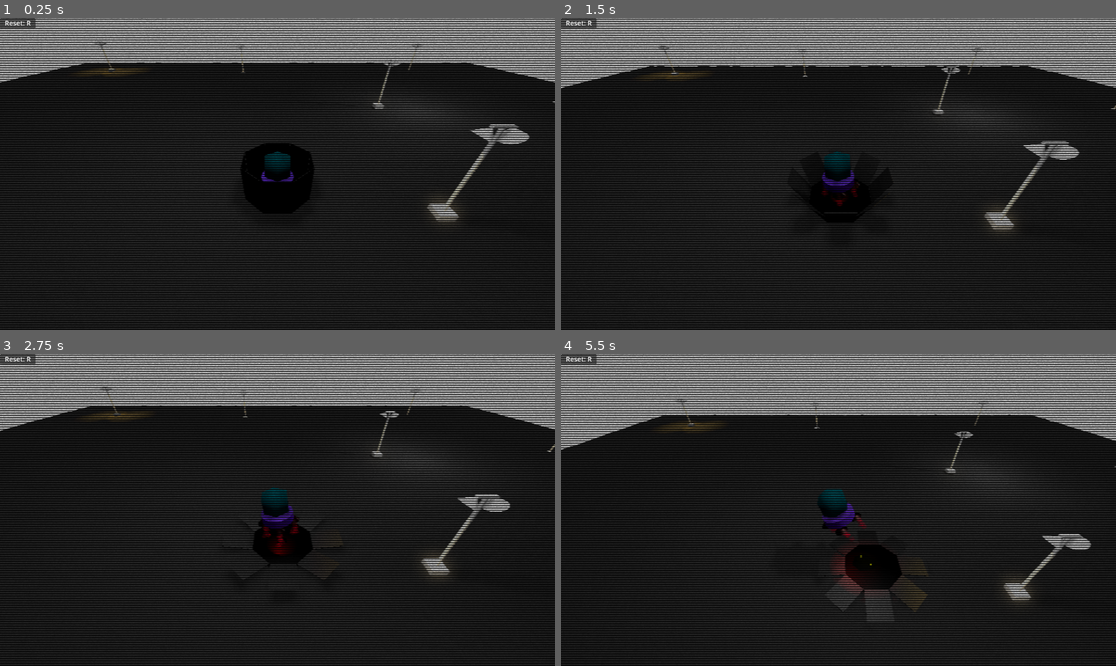
Above: before the commit, frames 1-4 (two rows, left to right).
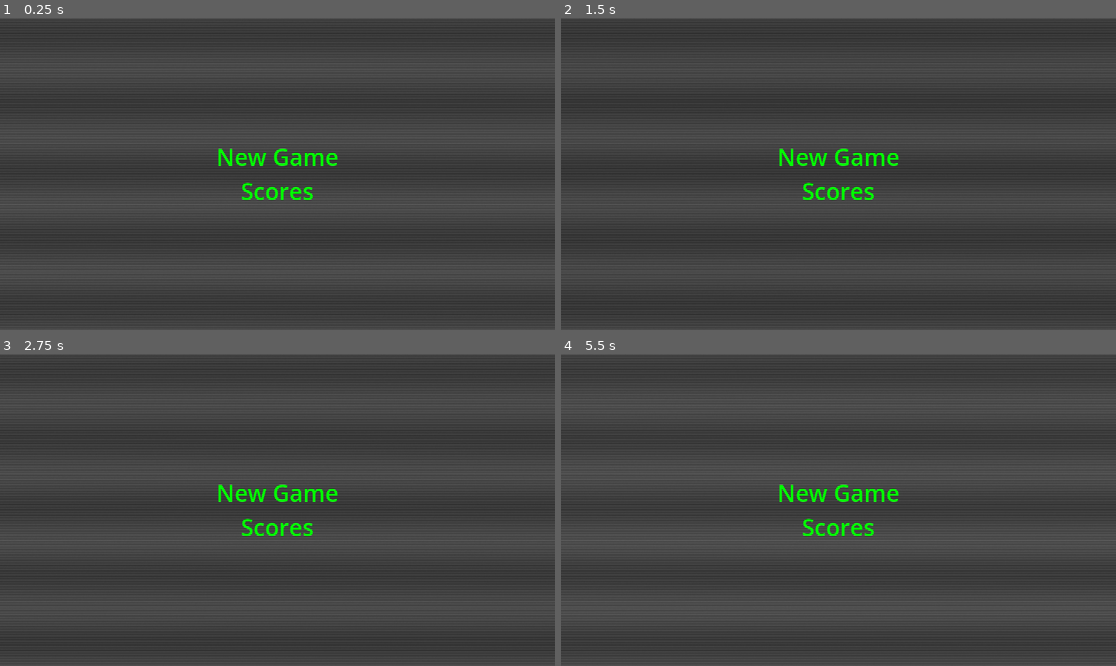
Above: after the commit, the same moments.

Repository: astnohk/LunarMouse3D
Game: Godot game, scene res://Menu.tscn
Same seed, same stepped clock (60 frames per second), same inputs: the game is played once before the commit and once after it. Before the commit the project starts from res://Levels/Level002.tscn.
Inputs (mouse positions are in pixels of both pictures, inside the frame that each line leads up to):
- Up to frame 1 (0.25 s): no input
- Up to frame 2 (1.5 s): tap Enter at 0.5 s; move the mouse to (960, 158) at 0.52 s; press the mouse at (960, 158) at 0.53 s; move the mouse to (727, 189) at 1.27 s; release the mouse at (727, 189) at 1.28 s; click (727, 189) at 1.35 s
- Up to frame 3 (2.75 s): move the mouse to (333, 441) at 2.02 s; press the mouse at (333, 441) at 2.03 s
- Up to frame 4 (5.5 s): move the mouse to (810, 572) at 2.77 s; release the mouse at (810, 572) at 2.78 s; click (810, 572) at 2.85 s; move the mouse to (1005, 556) at 3.52 s; press the mouse at (1005, 556) at 3.53 s; move the mouse to (672, 463) at 4.27 s; release the mouse at (672, 463) at 4.28 s; click (672, 463) at 4.35 s; move the mouse to (866, 510) at 5.02 s; press the mouse at (866, 510) at 5.03 s

The runs differ from the first frame. In frame 1, 74% of the frame differs, in the area x 0-100%, y 0-100%; in frame 2, 73%; in frame 3, 73%; in frame 4, 74%.

Commit message:
Add Top Menu

Diff:
--- a/Levels/Level001.tscn
+++ b/Levels/Level001.tscn
@@ -35,13 +35,16 @@
 volumetric_fog_density = 0.01
 
 [sub_resource type="FastNoiseLite" id="FastNoiseLite_wpcgp"]
-seed = 360
+seed = 359
 
 [sub_resource type="NoiseTexture3D" id="NoiseTexture3D_j14cn"]
+width = 128
+height = 128
+depth = 128
 noise = SubResource("FastNoiseLite_wpcgp")
 
 [sub_resource type="FogMaterial" id="FogMaterial_lgquu"]
-density = 0.1
+density = 0.3
 albedo = Color(0.439216, 0.439216, 0.439216, 1)
 height_falloff = 2.51676
 density_texture = SubResource("NoiseTexture3D_j14cn")
--- a/Levels/Level002.tscn
+++ b/Levels/Level002.tscn
@@ -38,10 +38,13 @@
 seed = 360
 
 [sub_resource type="NoiseTexture3D" id="NoiseTexture3D_j14cn"]
+width = 128
+height = 128
+depth = 128
 noise = SubResource("FastNoiseLite_wpcgp")
 
 [sub_resource type="FogMaterial" id="FogMaterial_lgquu"]
-density = 0.1
+density = 0.2
 albedo = Color(0.439216, 0.439216, 0.439216, 1)
 height_falloff = 2.51676
 density_texture = SubResource("NoiseTexture3D_j14cn")
--- /dev/null
+++ b/Materials/S_MenuBackground.gdshader
@@ -0,0 +1,23 @@
+shader_type canvas_item;
+
+uniform sampler2D noise : repeat_enable, filter_linear;
+uniform sampler2D noise_lowfreq : repeat_enable, filter_linear;
+uniform vec2 offset = vec2(0.0);
+uniform float noise_strength = 0.05;
+uniform float noise_lowfreq_strength = 0.05;
+uniform float brightness = 0.8;
+
+void fragment()
+{
+	vec3 color = vec3(brightness) * (0.5 + 0.5 * sin(2.0 * PI * UV.y / SCREEN_PIXEL_SIZE.y * 0.3));
+	float lfnoise = texture(
+		noise_lowfreq,
+		vec2(0.1 * offset.x + (UV.x + UV.y / SCREEN_PIXEL_SIZE.y) * SCREEN_PIXEL_SIZE.y, 0.1 * offset.y)
+		).r;
+	COLOR = vec4(
+		(1.0 - noise_lowfreq_strength * lfnoise) * clamp(
+			color * (1.0 - noise_strength * texture(noise, UV + offset).r),
+			0.0,
+			1.0),
+		1.0);
+}
--- /dev/null
+++ b/Menu.gd
@@ -0,0 +1,26 @@
+extends Control
+
+@export var next_scene: PackedScene
+
+
+# Called when the node enters the scene tree for the first time.
+func _ready():
+	pass # Replace with function body.
+
+
+# Called every frame. 'delta' is the elapsed time since the previous frame.
+func _process(delta):
+	pass
+
+
+func _on_label_new_game_gui_input(event):
+	if event is InputEventMouseButton:
+		if event.pressed and event.button_index == MOUSE_BUTTON_LEFT:
+			# Start New Game
+			get_tree().change_scene_to_packed(next_scene)
+
+func _on_label_scores_gui_input(event):
+	if event is InputEventMouseButton:
+		if event.pressed and event.button_index == MOUSE_BUTTON_LEFT:
+			# Show Scores
+			pass
--- /dev/null
+++ b/Menu.tscn
@@ -0,0 +1,90 @@
+[gd_scene load_steps=12 format=3 uid="uid://cdhomtkau3bme"]
+
+[ext_resource type="Shader" path="res://Materials/S_MenuBackground.gdshader" id="1_60lxb"]
+[ext_resource type="Script" path="res://Menu.gd" id="1_xt257"]
+[ext_resource type="PackedScene" uid="uid://c4nf2lg2ejnsx" path="res://Levels/Level001.tscn" id="2_2svbg"]
+[ext_resource type="Script" path="res://MenuBackground.gd" id="2_lp8mt"]
+
+[sub_resource type="FastNoiseLite" id="FastNoiseLite_0wc13"]
+seed = 1
+frequency = 0.5
+
+[sub_resource type="NoiseTexture2D" id="NoiseTexture2D_hxhln"]
+noise = SubResource("FastNoiseLite_0wc13")
+
+[sub_resource type="FastNoiseLite" id="FastNoiseLite_vawpm"]
+seed = 13
+fractal_octaves = 6
+
+[sub_resource type="NoiseTexture2D" id="NoiseTexture2D_qrwhl"]
+noise = SubResource("FastNoiseLite_vawpm")
+
+[sub_resource type="ShaderMaterial" id="ShaderMaterial_i7tx3"]
+shader = ExtResource("1_60lxb")
+shader_parameter/offset = Vector2(0, 0)
+shader_parameter/noise_strength = 0.05
+shader_parameter/noise_lowfreq_strength = 0.05
+shader_parameter/brightness = 0.8
+shader_parameter/noise = SubResource("NoiseTexture2D_hxhln")
+shader_parameter/noise_lowfreq = SubResource("NoiseTexture2D_qrwhl")
+
+[sub_resource type="LabelSettings" id="LabelSettings_icwea"]
+font_size = 48
+font_color = Color(0, 1, 0, 1)
+
+[sub_resource type="LabelSettings" id="LabelSettings_wavwb"]
+font_size = 48
+font_color = Color(0, 1, 0, 1)
+
+[node name="Control" type="Control"]
+layout_mode = 3
+anchors_preset = 15
+anchor_right = 1.0
+anchor_bottom = 1.0
+grow_horizontal = 2
+grow_vertical = 2
+script = ExtResource("1_xt257")
+next_scene = ExtResource("2_2svbg")
+
+[node name="Background" type="ColorRect" parent="."]
+material = SubResource("ShaderMaterial_i7tx3")
+layout_mode = 1
+anchors_preset = 15
+anchor_right = 1.0
+anchor_bottom = 1.0
+grow_horizontal = 2
+grow_vertical = 2
+color = Color(0, 0, 0, 1)
+script = ExtResource("2_lp8mt")
+
+[node name="CenterContainer" type="CenterContainer" parent="."]
+layout_mode = 1
+anchors_preset = 15
+anchor_right = 1.0
+anchor_bottom = 1.0
+grow_horizontal = 2
+grow_vertical = 2
+
+[node name="VBoxContainer" type="VBoxContainer" parent="CenterContainer"]
+layout_mode = 2
+
+[node name="Label_NewGame" type="Label" parent="CenterContainer/VBoxContainer"]
+layout_mode = 2
+mouse_filter = 0
+mouse_default_cursor_shape = 3
+text = "New Game"
+label_settings = SubResource("LabelSettings_icwea")
+horizontal_alignment = 1
+vertical_alignment = 1
+
+[node name="Label_Scores" type="Label" parent="CenterContainer/VBoxContainer"]
+layout_mode = 2
+mouse_filter = 0
+mouse_default_cursor_shape = 3
+text = "Scores"
+label_settings = SubResource("LabelSettings_wavwb")
+horizontal_alignment = 1
+vertical_alignment = 1
+
+[connection signal="gui_input" from="CenterContainer/VBoxContainer/Label_NewGame" to="." method="_on_label_new_game_gui_input"]
+[connection signal="gui_input" from="CenterContainer/VBoxContainer/Label_Scores" to="." method="_on_label_scores_gui_input"]
--- /dev/null
+++ b/Menu3D.gd
@@ -0,0 +1,14 @@
+extends Node3D
+
+var screen_material: ShaderMaterial
+
+# Called when the node enters the scene tree for the first time.
+func _ready():
+	var screen: MeshInstance3D = get_node("Monitor/Sphere")
+	screen_material = screen.get_surface_override_material(0)
+	var viewport: SubViewport = get_node("SubViewport")
+	screen_material.set_shader_parameter("screen", viewport.get_texture())
+
+# Called every frame. 'delta' is the elapsed time since the previous frame.
+func _process(delta):
+	pass
--- /dev/null
+++ b/Menu3D.tscn
@@ -0,0 +1,48 @@
+[gd_scene load_steps=7 format=3 uid="uid://csd07mqkxxku3"]
+
+[ext_resource type="Script" path="res://Menu3D.gd" id="1_et0ad"]
+[ext_resource type="PackedScene" uid="uid://c5fr1stqyl6p0" path="res://Objects/PCDesk/PCDesk.glb" id="1_lvafn"]
+[ext_resource type="PackedScene" uid="uid://bjx4rs6gdiep1" path="res://Objects/Monitor/Monitor.tscn" id="2_b4uki"]
+[ext_resource type="PackedScene" uid="uid://cdhomtkau3bme" path="res://Menu.tscn" id="4_bg2u2"]
+
+[sub_resource type="PlaneMesh" id="PlaneMesh_hlycc"]
+size = Vector2(5, 5)
+
+[sub_resource type="HeightMapShape3D" id="HeightMapShape3D_qwgym"]
+map_width = 6
+map_depth = 6
+map_data = PackedFloat32Array(0, 0, 0, 0, 0, 0, 0, 0, 0, 0, 0, 0, 0, 0, 0, 0, 0, 0, 0, 0, 0, 0, 0, 0, 0, 0, 0, 0, 0, 0, 0, 0, 0, 0, 0, 0)
+
+[node name="Node3D" type="Node3D"]
+script = ExtResource("1_et0ad")
+
+[node name="CameraPivot" type="Marker3D" parent="."]
+transform = Transform3D(1, 0, 0, 0, 1, 0, 0, 0, 1, 0, 1.22713, 0)
+
+[node name="Camera3D" type="Camera3D" parent="CameraPivot"]
+transform = Transform3D(1, 0, 0, 0, 1, 0, 0, 0, 1, -0.415489, -0.0631998, -0.811069)
+fov = 90.0
+
+[node name="StaticBody3D" type="StaticBody3D" parent="."]
+
+[node name="MeshInstance3D" type="MeshInstance3D" parent="StaticBody3D"]
+mesh = SubResource("PlaneMesh_hlycc")
+
+[node name="CollisionShape3D" type="CollisionShape3D" parent="StaticBody3D"]
+shape = SubResource("HeightMapShape3D_qwgym")
+
+[node name="PCDesk" parent="." instance=ExtResource("1_lvafn")]
+transform = Transform3D(1, 0, 0, 0, 1, 0, 0, 0, 1, -0.0145693, 0, -1.09995)
+
+[node name="Monitor" parent="." instance=ExtResource("2_b4uki")]
+transform = Transform3D(1, 0, 0, 0, 1, 0, 0, 0, 1, -0.415414, 0.921451, -1.17568)
+
+[node name="SubViewport" type="SubViewport" parent="."]
+size = Vector2i(384, 384)
+
+[node name="Control" parent="SubViewport" instance=ExtResource("4_bg2u2")]
+
+[node name="SpotLight3D" type="SpotLight3D" parent="."]
+transform = Transform3D(1, 0, 0, 0, 0.0179759, 0.999838, 0, -0.999838, 0.0179759, -0.0847193, 3.67593, -0.42689)
+spot_range = 5.09993
+spot_angle = 39.7782
--- /dev/null
+++ b/MenuBackground.gd
@@ -0,0 +1,20 @@
+extends ColorRect
+
+const brightness_min: float = 0.525
+const brightness_max: float = 0.575
+const flicker_strength: float = 0.0125
+
+var brightness: float = 0.6
+
+# Called when the node enters the scene tree for the first time.
+func _ready():
+	pass
+
+# Called every frame. 'delta' is the elapsed time since the previous frame.
+func _process(delta):
+	self.material.set_shader_parameter("offset", [randf(), randf()])
+	brightness = clampf(
+		brightness + randf_range(-1.0 * flicker_strength, flicker_strength),
+		brightness_min,
+		brightness_max)
+	self.material.set_shader_parameter("brightness", brightness)
--- /dev/null
+++ b/Objects/Monitor/M_MonitorBase.tres
@@ -0,0 +1,7 @@
+[gd_resource type="StandardMaterial3D" format=3 uid="uid://cqyxfcdrq2y68"]
+
+[resource]
+albedo_color = Color(0.858824, 0.807843, 0.690196, 1)
+clearcoat_enabled = true
+clearcoat = 0.1
+clearcoat_roughness = 0.98
--- /dev/null
+++ b/Objects/Monitor/Monitor.tscn
@@ -0,0 +1,21 @@
+[gd_scene load_steps=5 format=3 uid="uid://bjx4rs6gdiep1"]
+
+[ext_resource type="PackedScene" uid="uid://6vq73m2utugp" path="res://Objects/Monitor/Monitor.glb" id="1_o3wj0"]
+[ext_resource type="Material" uid="uid://cqyxfcdrq2y68" path="res://Objects/Monitor/M_MonitorBase.tres" id="2_qi43h"]
+[ext_resource type="Shader" path="res://Objects/Monitor/S_MonitorScreen.gdshader" id="3_dqdlj"]
+
+[sub_resource type="ShaderMaterial" id="ShaderMaterial_60mfs"]
+render_priority = 0
+shader = ExtResource("3_dqdlj")
+shader_parameter/brightness = null
+
+[node name="Monitor" instance=ExtResource("1_o3wj0")]
+
+[node name="Monitor2" parent="." index="0"]
+material_override = ExtResource("2_qi43h")
+
+[node name="Foot" parent="." index="1"]
+material_override = ExtResource("2_qi43h")
+
+[node name="Sphere" parent="." index="2"]
+surface_material_override/0 = SubResource("ShaderMaterial_60mfs")
--- /dev/null
+++ b/Objects/Monitor/S_MonitorScreen.gdshader
@@ -0,0 +1,8 @@
+shader_type spatial;
+
+uniform sampler2D screen : filter_linear, repeat_disable;
+uniform float brightness;
+
+void fragment() {
+	ALBEDO = texture(screen, UV).rgb;
+}
--- /dev/null
+++ b/S_MenuBackground.gdshader
@@ -0,0 +1,17 @@
+shader_type canvas_item;
+
+uniform sampler2D noise : repeat_enable, filter_linear;
+uniform vec2 offset = vec2(0.0);
+uniform float noise_strength = 0.2;
+uniform float brightness = 0.8;
+
+void fragment()
+{
+	vec3 color = vec3(brightness) * (0.5 + 0.5 * sin(2.0 * PI * UV.y / SCREEN_PIXEL_SIZE.y * 0.3));
+	COLOR = vec4(
+		clamp(
+			color - noise_strength * texture(noise, UV + offset).rgb,
+			0.0,
+			1.0),
+		1.0);
+}
--- a/project.godot
+++ b/project.godot
@@ -11,7 +11,7 @@
 [application]
 
 config/name="LunarMouse3D"
-run/main_scene="res://Levels/Level002.tscn"
+run/main_scene="res://Menu.tscn"
 config/features=PackedStringArray("4.1", "Forward Plus")
 config/icon="res://icon.svg"
 
Not shown, added: Blender/Monitor.blend.import
Not shown, added: Blender/PCDesk.blend.import
Binary file added: Objects/Monitor/Monitor.glb
Not shown, added: Objects/Monitor/Monitor.glb.import
Binary file added: Objects/PCDesk/PCDesk.glb
Not shown, added: Objects/PCDesk/PCDesk.glb.import
Not shown, added: Blender/Monitor.blend
Not shown, added: Blender/PCDesk.blend
